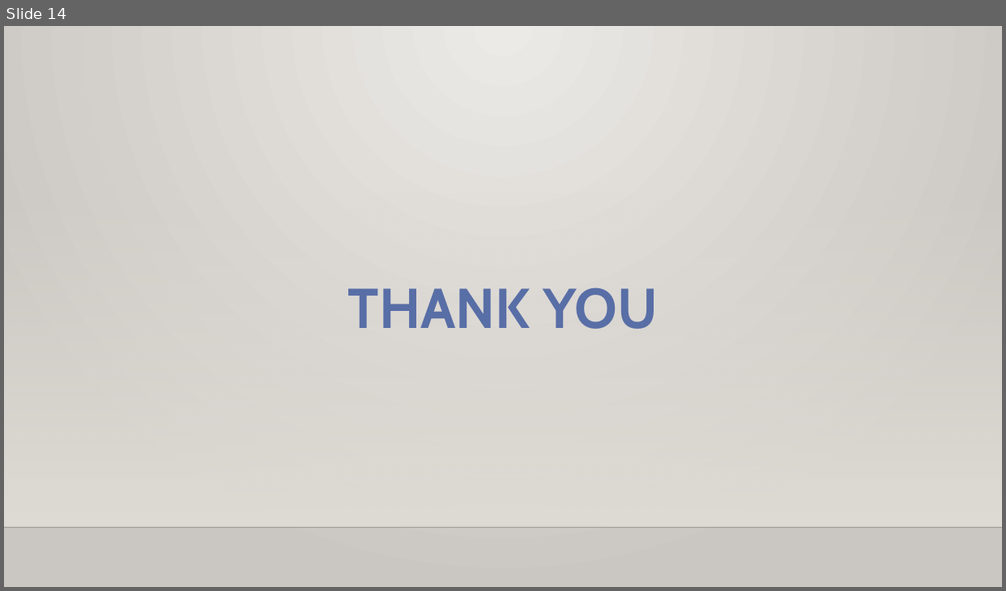
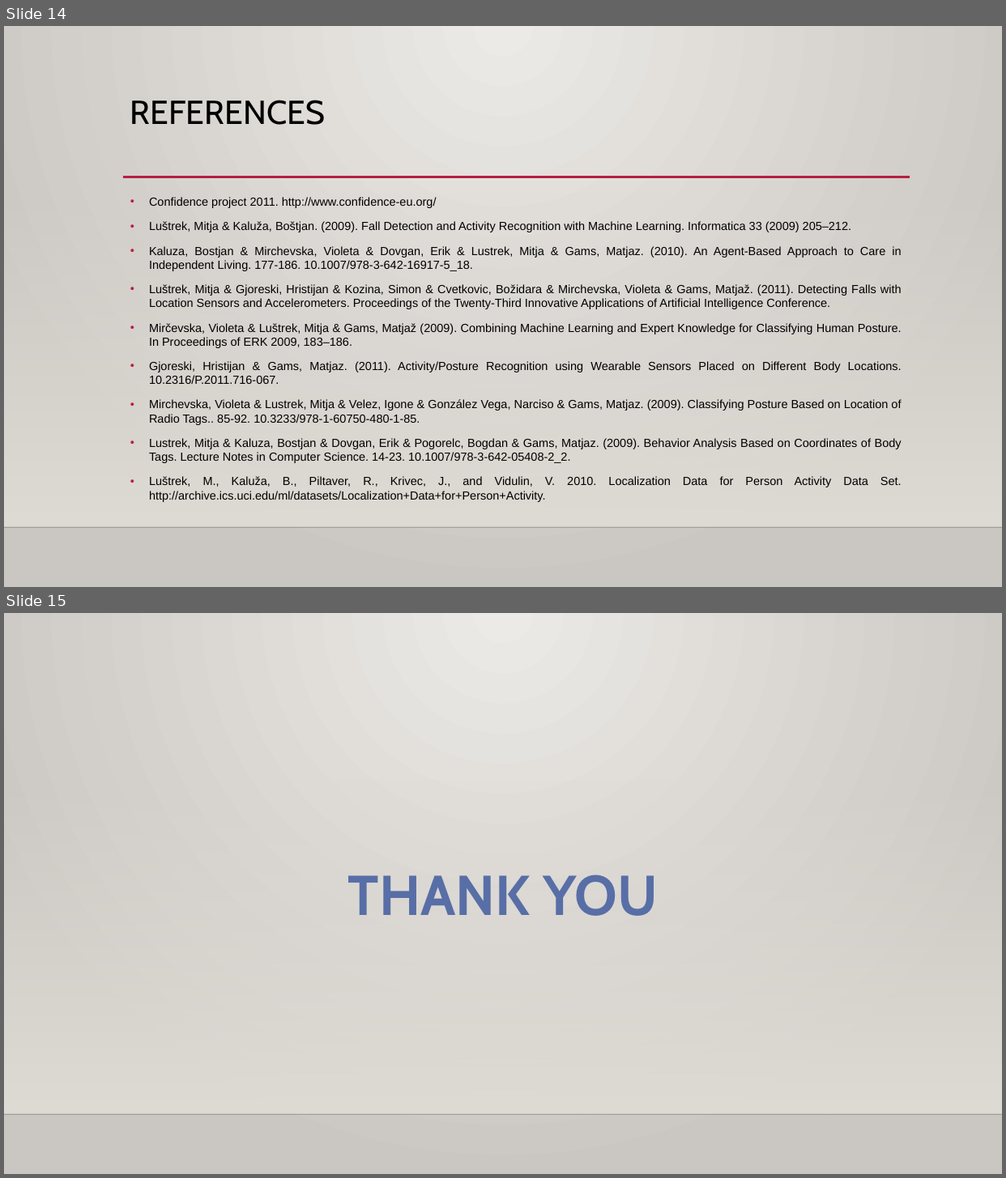
Before and after one commit to pgupta88/Springboard, a slide deck: Capstone_Two/Project Documentation/Technical Presentation.pptx. Shown one above the other, each under a label of ours: slide 14 before the commit, slides 14 and 15 after it. The pictures are 1006x591 and 1006x1178 pixels, drawn with LibreOffice and Linux fonts; fonts in the diff are those of the drawing; background and template pictures are left out. Boxes give left, top, right and bottom in pixels: in the first picture for what was removed or moved away, otherwise in the second. Text is boxed around its words. In the diff, an @@ line names an element or a change of style, - is before the commit and + after.

```diff
--- a/Capstone_Two/Project Documentation/Technical Presentation.pptx
+++ b/Capstone_Two/Project Documentation/Technical Presentation.pptx
@@ slide 14 added at [4,26,1002,587], background gradient #ECEAE7 to #CAC7C1; not listed: 2 template elements that a slide beside it also shows @@
@@ title added at [130,100,325,125], 32 pt, text #000000 @@
+REFERENCES
@@ line added from (123, 177) to (910, 177), #B71E42 2.5 pt @@
@@ text added at [149,197,901,502], 11.2 pt, text #000000 @@
+• Confidence project 2011. http://www.confidence-eu.org/
+• Luštrek, Mitja & Kaluža, Boštjan. (2009). Fall Detection and Activity Recognition with Machine Learning. Informatica 33 (2009) 205–212.
+• Kaluza, Bostjan & Mirchevska, Violeta & Dovgan, Erik & Lustrek, Mitja & Gams, Matjaz. (2010). An Agent-Based Approach to Care in Independent Living. 177-186. 10.1007/978-3-642-16917-5_18.
+• Luštrek, Mitja & Gjoreski, Hristijan & Kozina, Simon & Cvetkovic, Božidara & Mirchevska, Violeta & Gams, Matjaž. (2011). Detecting Falls with Location Sensors and Accelerometers. Proceedings of the Twenty-Third Innovative Applications of Artificial Intelligence Conference.
+• Mirčevska, Violeta & Luštrek, Mitja & Gams, Matjaž (2009). Combining Machine Learning and Expert Knowledge for Classifying Human Posture. In Proceedings of ERK 2009, 183–186.
+• Gjoreski, Hristijan & Gams, Matjaz. (2011). Activity/Posture Recognition using Wearable Sensors Placed on Different Body Locations. 10.2316/P.2011.716-067.
+• Mirchevska, Violeta & Lustrek, Mitja & Velez, Igone & González Vega, Narciso & Gams, Matjaz. (2009). Classifying Posture Based on Location of Radio Tags.. 85-92. 10.3233/978-1-60750-480-1-85.
+• Lustrek, Mitja & Kaluza, Bostjan & Dovgan, Erik & Pogorelc, Bogdan & Gams, Matjaz. (2009). Behavior Analysis Based on Coordinates of Body Tags. Lecture Notes in Computer Science. 14-23. 10.1007/978-3-642-05408-2_2.
+• Luštrek, M., Kaluža, B., Piltaver, R., Krivec, J., and Vidulin, V. 2010. Localization Data for Person Activity Data Set. http://archive.ics.uci.edu/ml/datasets/Localization+Data+for+Person+Activity.
@@ what was slide 14 is now slide 15 @@
```
Also in this commit, not shown: 6 slides changed, 4 other slides added, 4 slides removed.
